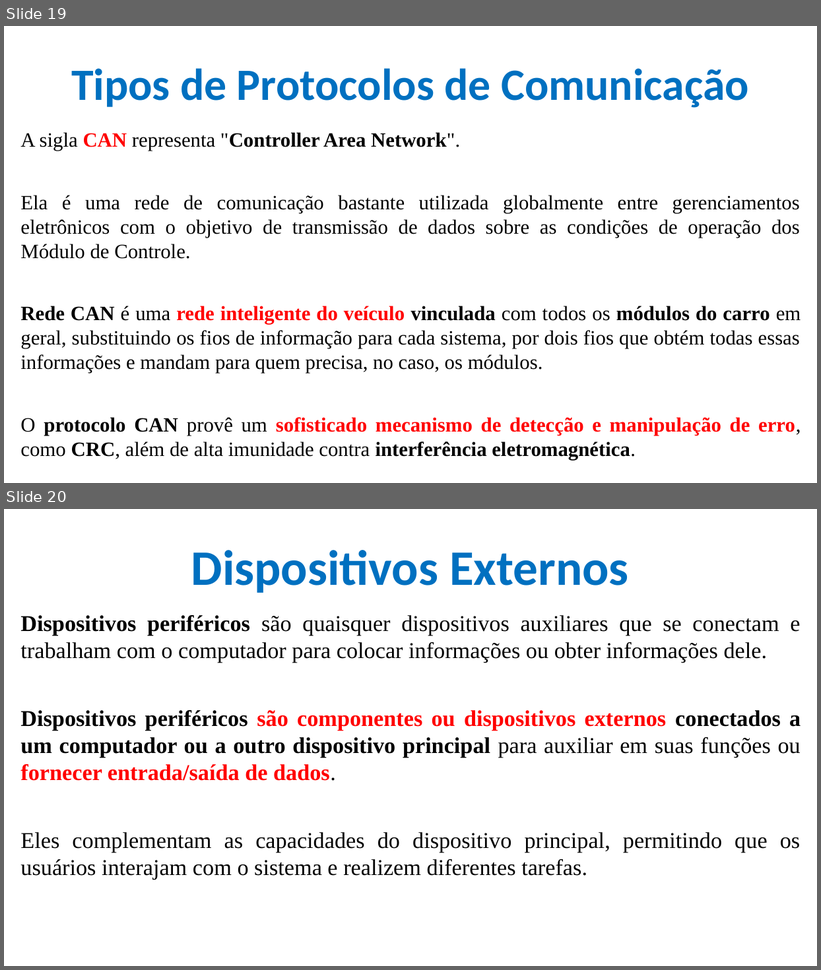
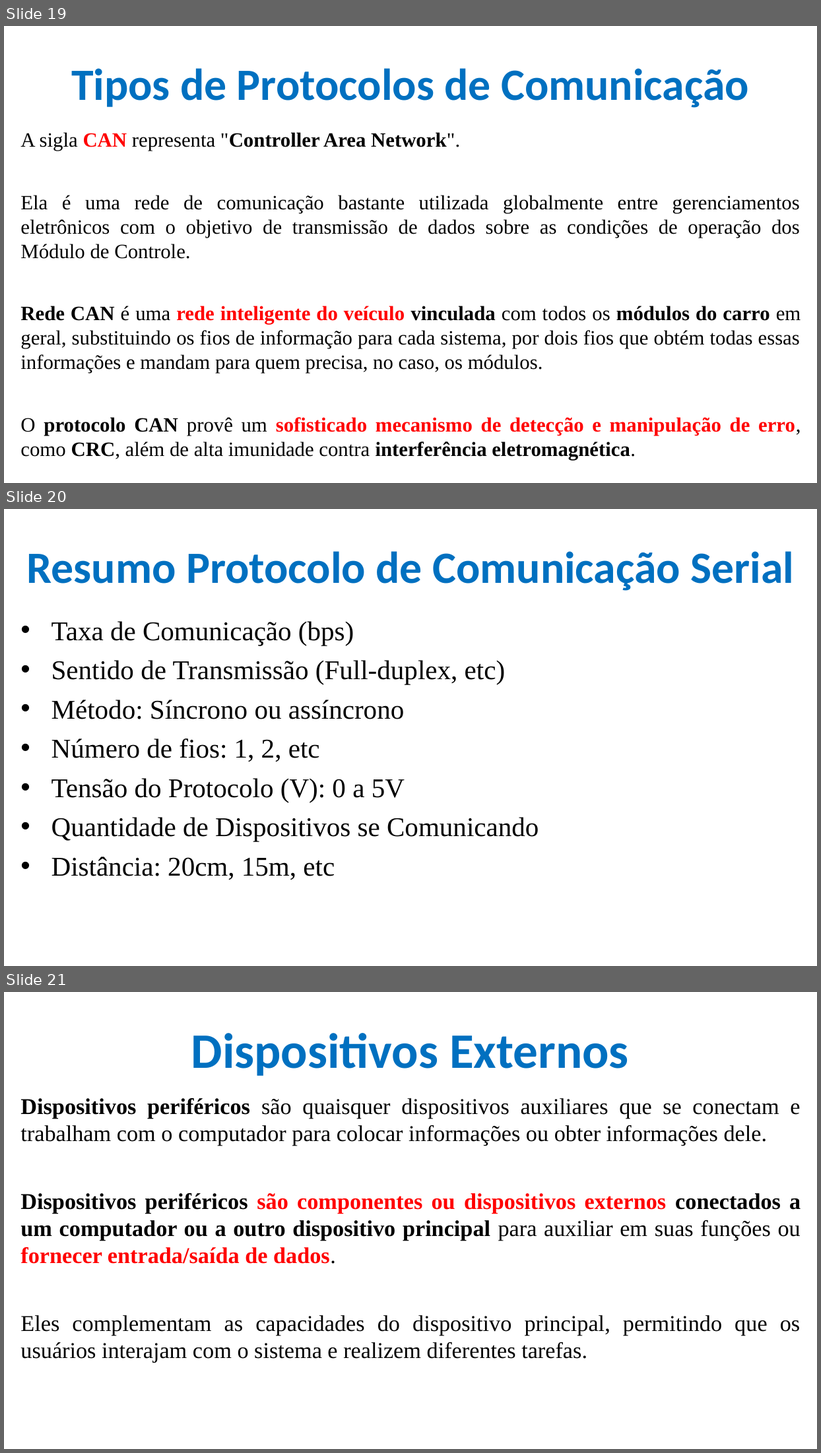
Before and after one commit to CloudEducationBrazil/WydenArea1ProgramacaoMicrocontroladores, a slide deck: 01 Classes/Aula 07 - Programação Microcontroladores - Periféricos Externos- Protocolos Sensores e Atuadores.pptx. Shown one above the other, each under a label of ours: slides 19 and 20 before the commit, slides 19, 20 and 21 after it. The pictures are 821x970 and 821x1453 pixels, drawn with LibreOffice and Linux fonts; fonts in the diff are those of the drawing; background and template pictures are left out. Boxes give left, top, right and bottom in pixels: in the first picture for what was removed or moved away, otherwise in the second. Text is boxed around its words. In the diff, an @@ line names an element or a change of style, - is before the commit and + after.

```diff
--- a/01 Classes/Aula 07 - Programação Microcontroladores - Periféricos Externos- Protocolos Sensores e Atuadores.pptx
+++ b/01 Classes/Aula 07 - Programação Microcontroladores - Periféricos Externos- Protocolos Sensores e Atuadores.pptx
@@ slide 20 added at [4,509,817,966], background picture (left out) @@
@@ title added at [27,551,794,591], 39.6 pt, text #0070C0, bold @@
+Resumo Protocolo de Comunicação Serial
@@ text added at [52,621,539,880], 24 pt, text #000000 @@
+• Taxa de Comunicação (bps)
+• Sentido de Transmissão (Full-duplex, etc)
+• Método: Síncrono ou assíncrono
+• Número de fios: 1, 2, etc
+• Tensão do Protocolo (V): 0 a 5V
+• Quantidade de Dispositivos se Comunicando
+• Distância: 20cm, 15m, etc
@@ what was slide 20 is now slide 21 @@
```
Also in this commit, not shown: 5 slides changed, 14 other files.
